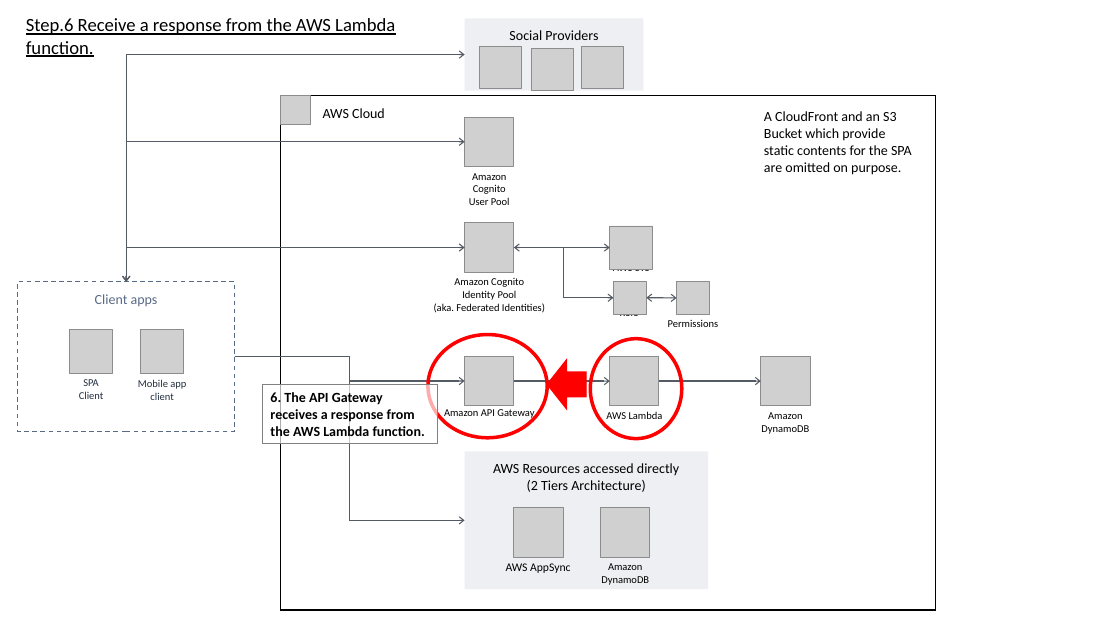
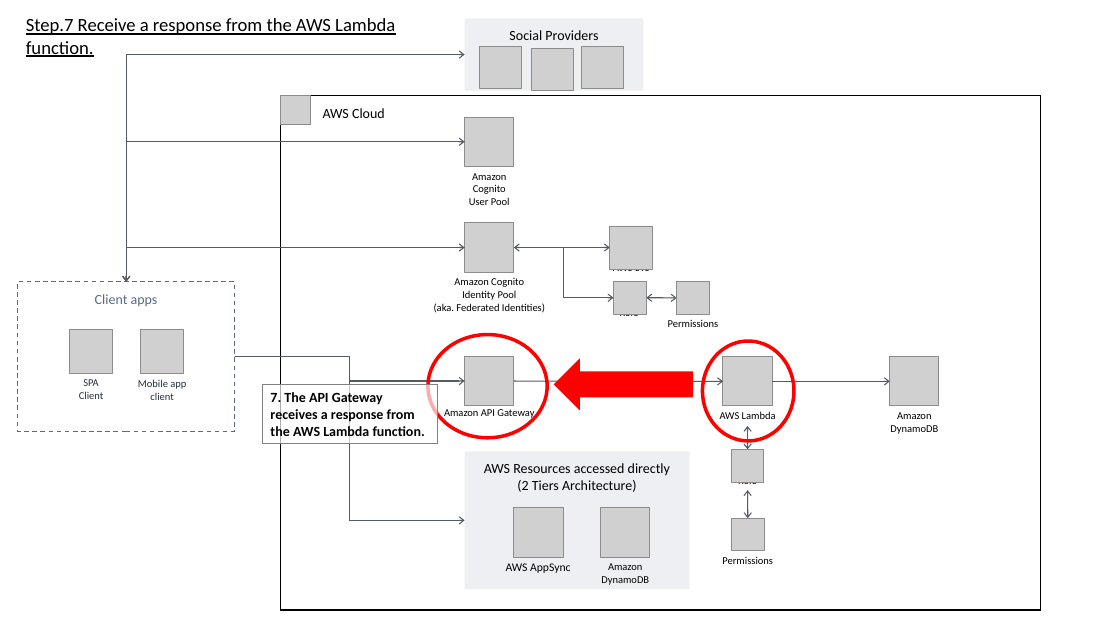
Before and after one commit to datemaki/public-docs, a slide deck: slide 12 of explain_AmplifyApiAuthZ/AmplifyApiAuthZ.pptx (slide 10 before the commit). Drawn at 1120x630 pixels with LibreOffice and Linux fonts; fonts in the diff are those of the drawing; grey boxes stand for pictures. Boxes give left, top, right and bottom in pixels: in the first picture for what was removed or moved away, otherwise in the second. Text is boxed around its words. In the diff, an @@ line names an element or a change of style, - is before the commit and + after.

```diff
--- a/explain_AmplifyApiAuthZ/AmplifyApiAuthZ.pptx
+++ b/explain_AmplifyApiAuthZ/AmplifyApiAuthZ.pptx
@@ text at (26, 18, 395, 57): text changed @@
-Step.6 Receive a response from the AWS Lambda function.
+Step.7 Receive a response from the AWS Lambda function.
@@ rectangle "AWS Cloud": place and size @@
-rectangle "AWS Cloud" at (281, 96, 936, 610)
+rectangle "AWS Cloud" at (281, 96, 1041, 610)
@@ text removed at (764, 111, 912, 175) @@
-A CloudFront and an S3 Bucket which provide static contents for the SPA are omitted on purpose.
@@ ellipse: place and size @@
-ellipse at (591, 339, 682, 439)
+ellipse at (702, 341, 794, 441)
@@ picture: place and size @@
-picture at (610, 356, 660, 406)
+picture at (723, 357, 773, 407)
@@ picture: place and size @@
-picture at (761, 356, 811, 406)
+picture at (890, 357, 939, 407)
@@ arrow moved from (514, 381) - (610, 381) to (514, 381) - (723, 381) @@
@@ left arrow: place and size @@
-left arrow at (547, 360, 586, 409)
+left arrow at (555, 360, 692, 409)
@@ arrow moved from (660, 381) - (761, 381) to (772, 381) - (890, 381) @@
@@ text in rectangle at (270, 390, 425, 440): text changed @@
-6. The API Gateway receives a response from the AWS Lambda function.
+7. The API Gateway receives a response from the AWS Lambda function.
@@ text "AWS Lambda": place and size @@
-text "AWS Lambda" at (606, 411, 663, 419)
+text "AWS Lambda" at (720, 411, 776, 419)
@@ text "Amazon DynamoDB": place and size @@
-text "Amazon DynamoDB" at (761, 412, 809, 434)
+text "Amazon DynamoDB" at (890, 412, 938, 434)
@@ double arrow added from (748, 426) to (748, 450), #545B64 1 pt @@
@@ rectangle "AWS Resources accessed directly": place and size @@
-rectangle "AWS Resources accessed directly" at (465, 451, 708, 589)
+rectangle "AWS Resources accessed directly" at (465, 451, 690, 589)
@@ picture added at (731, 450, 764, 482) @@
@@ text added at (738, 482, 757, 488), 9 pt, text #000000 @@
+Role
@@ double arrow added from (748, 491) to (748, 518), #545B64 1 pt @@
@@ picture added at (732, 518, 765, 551) @@
@@ text added at (722, 557, 773, 564), 9 pt, text #000000 @@
+Permissions
```
Also in this commit, not shown: 10 other slides changed, 2 slides added.
